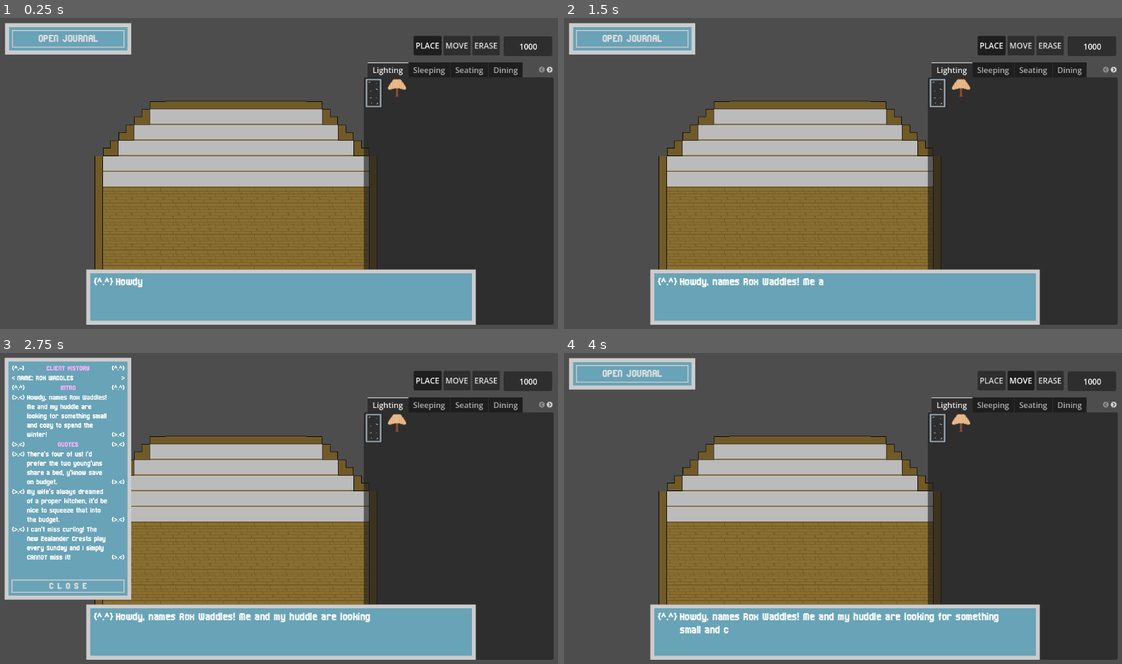
Above: before the commit, frames 1-4 (two rows, left to right).
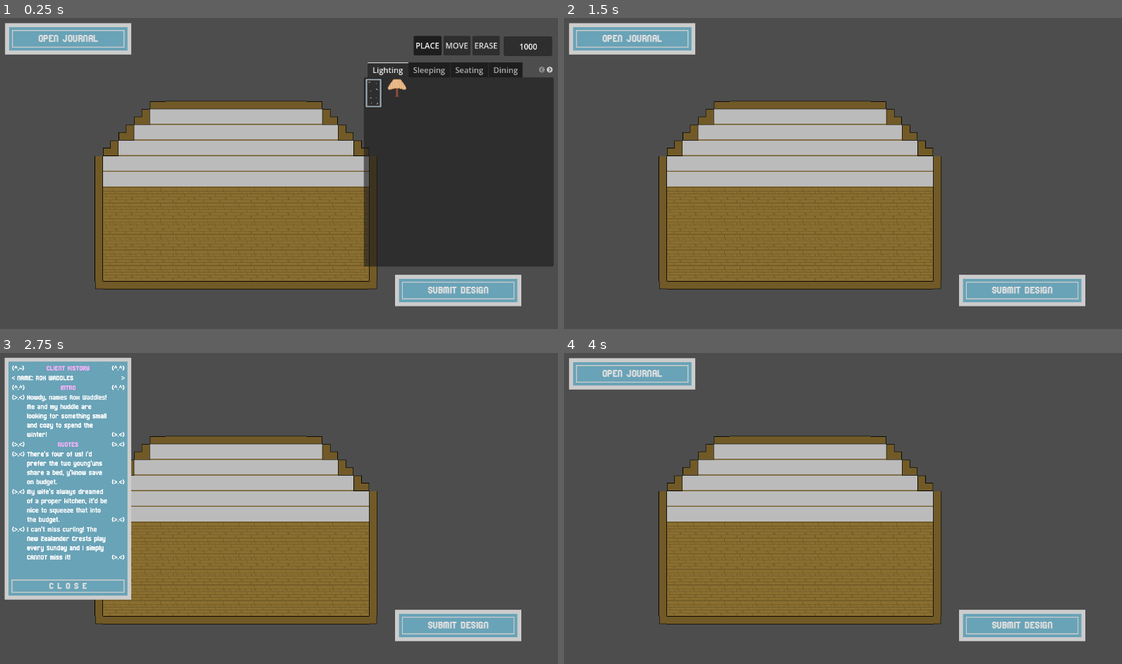
Above: after the commit, the same moments.

Repository: adiminutto/cozywinterjam26
Game: Godot game, scene res://scenes/game.tscn
Two runs of this game, one before a commit and one after it. Both use one fixed random seed, a clock stepped at 60 frames per second and the inputs below.
Inputs (mouse positions are in pixels of both pictures, inside the frame that each line leads up to):
- Up to frame 1 (0.25 s): no input
- Up to frame 2 (1.5 s): click (1021, 291) at 0.5 s, where only the run after the commit has a clickable "SUBMIT DESIGN"; click (993, 45) at 1.25 s, where only the run before the commit has a clickable "PLACE"
- Up to frame 3 (2.75 s): click "OPEN JOURNAL" at 2 s
- Up to frame 4 (4 s): click "C L O S E" at 2.75 s; click (1021, 380) at 3.5 s, where only the run before the commit has a clickable "MOVE"

The runs differ from the first frame. In frame 1, 14% of the frame differs, in the area x 15-100%, y 79-99%; in frame 2, 38%; in frame 3, 38%; in frame 4, 38%, in the area x 15-100%, y 5-99%.

Commit message:
Started submission logic

Diff:
--- a/globals/event_bus.gd
+++ b/globals/event_bus.gd
@@ -5,3 +5,4 @@
 ## FUNDS MANAGEMENT
 signal add_funds(amt)
 signal transaction_success(success)
+signal submission
--- a/scenes/canvas_layer.gd
+++ b/scenes/canvas_layer.gd
@@ -4,6 +4,11 @@
 @onready var open_journal_ui: MarginContainer = $OpenJournalUi
 @onready var close_button: Button = $ClientHistoryRox/MarginContainer/VBoxContainer/CloseButton
 @onready var open_button: Button = $OpenJournalUi/MarginContainer/HBoxContainer/OpenButton
+@onready var submit_ui: MarginContainer = $SubmitUi
+@onready var submit_button: Button = $SubmitUi/MarginContainer/HBoxContainer/SubmitButton
+@onready var decoration_shop: Control = $DecorationShop
+@onready var tools: Tools = $Tools
+@onready var funds: Control = $Funds
 
 func _process(delta: float) -> void:
 	if open_button.is_pressed():
@@ -12,3 +17,8 @@
 	if close_button.is_pressed():
 		client_history_rox.hide()
 		open_journal_ui.show()
+	if submit_button.is_pressed():
+		decoration_shop.hide()
+		tools.hide()
+		funds.hide()
+		EventBus.submission.emit()
--- a/scenes/decoration_shop.tscn
+++ b/scenes/decoration_shop.tscn
@@ -19,7 +19,7 @@
 [node name="TabContainer" type="TabContainer" parent="." unique_id=709748909]
 layout_mode = 0
 offset_right = 388.0
-offset_bottom = 537.0
+offset_bottom = 418.0
 current_tab = 0
 script = ExtResource("1_phg27")
 
--- a/scenes/game.gd
+++ b/scenes/game.gd
@@ -2,9 +2,11 @@
 class_name Game
 
 @onready var textbox: CanvasLayer = $Textbox
+@onready var level: Level = $Level
 
 var clients: Array[Client] = []
 
+var score
 var player
 var client
 ###
@@ -22,6 +24,66 @@
 		player.funds += amt
 		EventBus.transaction_success.emit(true)
 
+func _process_submission():
+	#{
+	#	"bed": {"count": 2, "tier": 2, "weight": 3},
+	#	"stove": {"count": 1, "tier": 3, "weight": 4},
+	#	"kitchen_sink": {"count": 1, "tier": 3, "weight": 4},
+	#	"fridge": {"count": 1, "tier": 3, "weight": 4},
+	#	"hanging_cabinet": {"count": 2, "tier": 3, "weight": 3},
+	#	"cabinet": {"count": 2, "tier": 3, "weight": 4},
+	#	"tv_stand": {"count": 1, "tier": 1, "weight": 2},
+	#	"tv": {"count": 1, "tier": 1, "weight": 5}
+	#}
+	score = 0
+	## We must eval the requirments vs what the player has submitted.
+	## First we must check the ratio of requirements the player submitted
+	##
+	var req = client.requirements
+	var player_objects = level.get_children()
+	player_objects.remove_at(0)
+	var player_objects_dict = {}
+	for item in player_objects:
+		if not player_objects_dict.has(item.item_type):
+			player_objects_dict[item.item_type] = {"count": 1, "tiers": [item.item_tier]}
+		else:
+			player_objects_dict[item.item_type]["count"] += 1
+			player_objects_dict[item.item_type]["tiers"].append(item.item_tier)
+
+	print(player_objects_dict)
+	for item in req:
+		## Let's eval
+		if item in player_objects_dict:
+			## TODO: ADD DIALOGUE TOGGLES
+			var item_score = 0
+			var player_count = player_objects_dict[item]["count"]
+			var client_count = req[item]["count"]
+			var count_diff = player_count - client_count
+			if count_diff == 0:
+				## perfect match
+				item_score += client_count
+				pass
+			if count_diff > 0:
+				## too many / spent too much
+				#item_score += req[item]["count"]
+				pass
+			if count_diff < 0:
+				## too little / spent too little
+				pass
+
+			var tiers_count = player_objects_dict[item]["tiers"].count(req[item]["tier"])
+			if tiers_count >= client_count:
+				## perfect match
+				item_score += client_count
+			if tiers_count >= client_count/2 and tiers_count < client_count:
+				## okay match
+				item_score += client_count/2
+			if tiers_count < client_count/2:
+				## bad match
+				pass
+
+	pass
+
 func _process(delta: float) -> void:
 	if textbox.has_method("queue_text"):
 		match client.current_state:
@@ -49,6 +111,7 @@
 	print("PLAYER: %s" % player)
 	print(player.funds)
 	EventBus.add_funds.connect(_add_funds)
+	EventBus.submission.connect(_process_submission)
 	client = Client.new()
 	client.dialogue = Definitions.CLIENT_1_DIALOGUE
 	client.requirements = Definitions.CLIENT_1_REQUIREMENTS
@@ -117,11 +180,6 @@
 		RESPONSE
 	}
 
-	#func queue_up_dialogue(text_array):
-		#print("TEXT ARRAY")
-		#print(text_array)
-
-
 	func change_state(next_state):
 		current_state = next_state
 		match current_state:
--- a/scenes/game.tscn
+++ b/scenes/game.tscn
@@ -150,7 +150,7 @@
 offset_left = 755.0
 offset_top = 95.0
 offset_right = -6.0
-offset_bottom = 95.0
+offset_bottom = -15.0
 
 [node name="Tools" parent="CanvasLayer" unique_id=662143022 instance=ExtResource("7_u5sy4")]
 
@@ -458,4 +458,60 @@
 theme_override_font_sizes/font_size = 24
 text = "{>.<}"
 
+[node name="SubmitUi" type="MarginContainer" parent="CanvasLayer" unique_id=1284735427]
+offset_left = 819.0
+offset_top = 530.0
+offset_right = 1077.0
+offset_bottom = 594.0
+
+[node name="Panel" type="Panel" parent="CanvasLayer/SubmitUi" unique_id=1594788431]
+layout_mode = 2
+theme_override_styles/panel = SubResource("StyleBoxFlat_vtaks")
+
+[node name="MarginContainer" type="MarginContainer" parent="CanvasLayer/SubmitUi" unique_id=785344589]
+layout_mode = 2
+theme_override_constants/margin_left = 14
+theme_override_constants/margin_top = 14
+theme_override_constants/margin_right = 14
+theme_override_constants/margin_bottom = 14
+
+[node name="Panel" type="Panel" parent="CanvasLayer/SubmitUi/MarginContainer" unique_id=1415461387]
+visible = false
+layout_mode = 2
+
+[node name="HBoxContainer" type="HBoxContainer" parent="CanvasLayer/SubmitUi/MarginContainer" unique_id=547160189]
+layout_mode = 2
+
+[node name="Label" type="Label" parent="CanvasLayer/SubmitUi/MarginContainer/HBoxContainer" unique_id=443647833]
+visible = false
+layout_mode = 2
+theme_override_fonts/font = ExtResource("9_0tnpc")
+theme_override_font_sizes/font_size = 24
+text = "{^.-}"
+
+[node name="SubmitButton" type="Button" parent="CanvasLayer/SubmitUi/MarginContainer/HBoxContainer" unique_id=306006122]
+layout_mode = 2
+size_flags_horizontal = 3
+theme_override_fonts/font = ExtResource("9_0tnpc")
+theme_override_font_sizes/font_size = 24
+theme_override_styles/normal = SubResource("StyleBoxFlat_kvpfn")
+text = "SUBMIT DESIGN"
+
+[node name="Label3" type="Label" parent="CanvasLayer/SubmitUi/MarginContainer/HBoxContainer" unique_id=1886395738]
+visible = false
+layout_mode = 2
+size_flags_horizontal = 3
+theme_override_fonts/font = ExtResource("9_0tnpc")
+theme_override_font_sizes/font_size = 24
+text = "JOURNAL"
+horizontal_alignment = 1
+
+[node name="Label2" type="Label" parent="CanvasLayer/SubmitUi/MarginContainer/HBoxContainer" unique_id=661106394]
+visible = false
+layout_mode = 2
+theme_override_fonts/font = ExtResource("9_0tnpc")
+theme_override_font_sizes/font_size = 24
+text = "{>.<}"
+
 [node name="Textbox" parent="." unique_id=1394967784 instance=ExtResource("8_gee14")]
+visible = false
--- a/scenes/objects/item_object.gd
+++ b/scenes/objects/item_object.gd
@@ -2,6 +2,7 @@
 class_name ItemObject
 
 @export var item_type: String
+@export var item_tier: int
 @export var price: float
 @export var valid_tiles: Array[String]
 ## ["is_floor","is_wall"]
--- a/scenes/objects/item_objects/item_bed.tscn
+++ b/scenes/objects/item_objects/item_bed.tscn
@@ -8,6 +8,7 @@
 
 [node name="ItemBed" unique_id=197436072 instance=ExtResource("1_pbr5k")]
 item_type = "bed"
+item_tier = 2
 price = 100.0
 valid_tiles = Array[String](["is_floor"])
 
--- a/scenes/objects/item_objects/item_chair.tscn
+++ b/scenes/objects/item_objects/item_chair.tscn
@@ -8,6 +8,7 @@
 
 [node name="ItemChair" unique_id=197436072 instance=ExtResource("1_yi27c")]
 item_type = "seating"
+item_tier = 2
 price = 50.0
 valid_tiles = Array[String](["is_floor"])
 
--- a/scenes/objects/item_objects/item_lamp.tscn
+++ b/scenes/objects/item_objects/item_lamp.tscn
@@ -8,6 +8,7 @@
 
 [node name="ItemLamp" unique_id=197436072 instance=ExtResource("1_y5gmw")]
 item_type = "lighting"
+item_tier = 2
 price = 60.0
 valid_tiles = Array[String](["is_floor", "is_wall"])
 place_on_objects = true
--- a/scenes/objects/item_objects/item_painting.tscn
+++ b/scenes/objects/item_objects/item_painting.tscn
@@ -8,6 +8,7 @@
 
 [node name="ItemPainting" unique_id=197436072 instance=ExtResource("1_10fpw")]
 item_type = "decoration"
+item_tier = 2
 price = 75.0
 valid_tiles = Array[String](["is_wall"])
 
--- a/scenes/objects/item_objects/item_tall_window.tscn
+++ b/scenes/objects/item_objects/item_tall_window.tscn
@@ -8,6 +8,7 @@
 
 [node name="ItemTallWindow" unique_id=197436072 instance=ExtResource("1_s5hpc")]
 item_type = "window"
+item_tier = 3
 price = 200.0
 valid_tiles = Array[String](["is_wall"])
 
